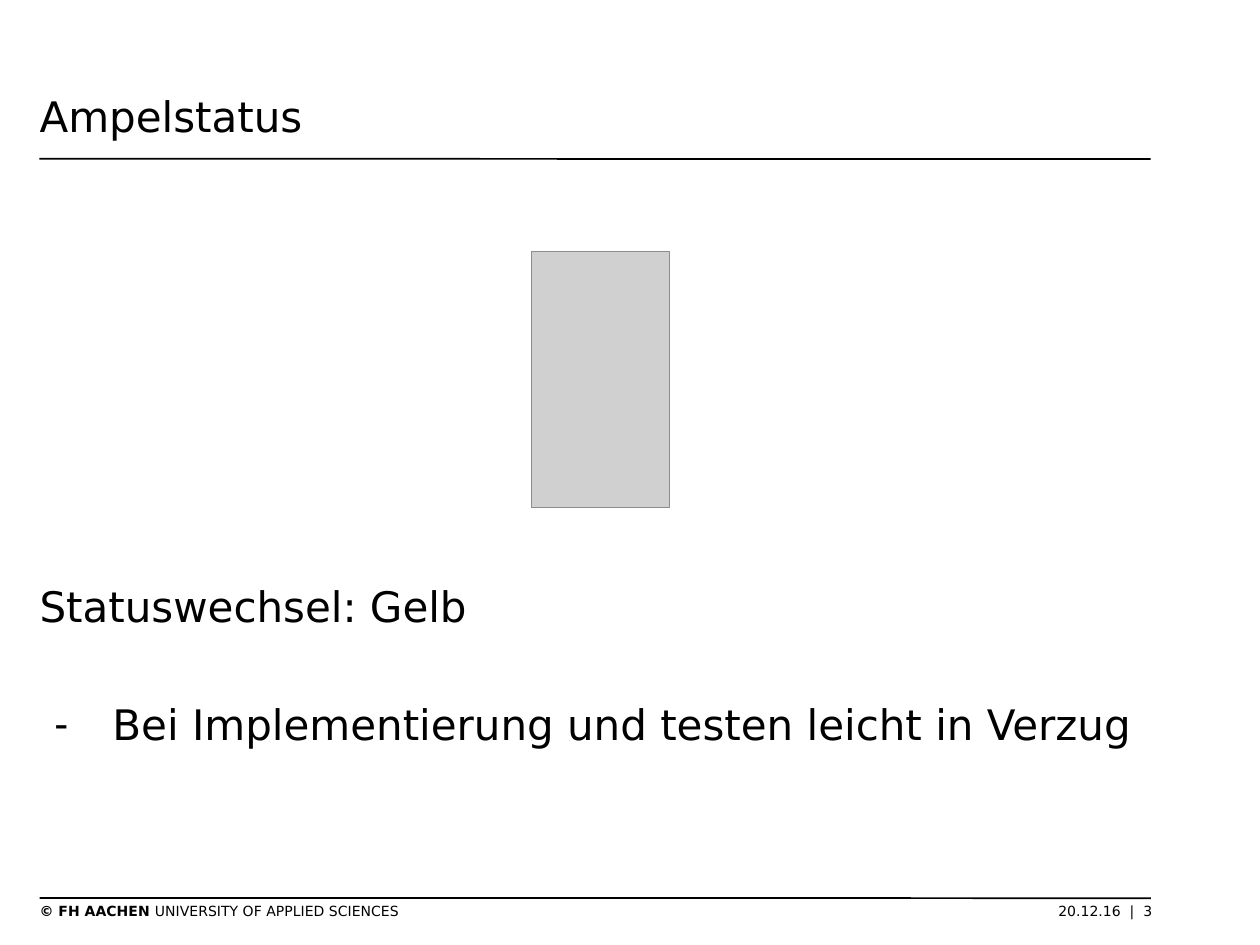
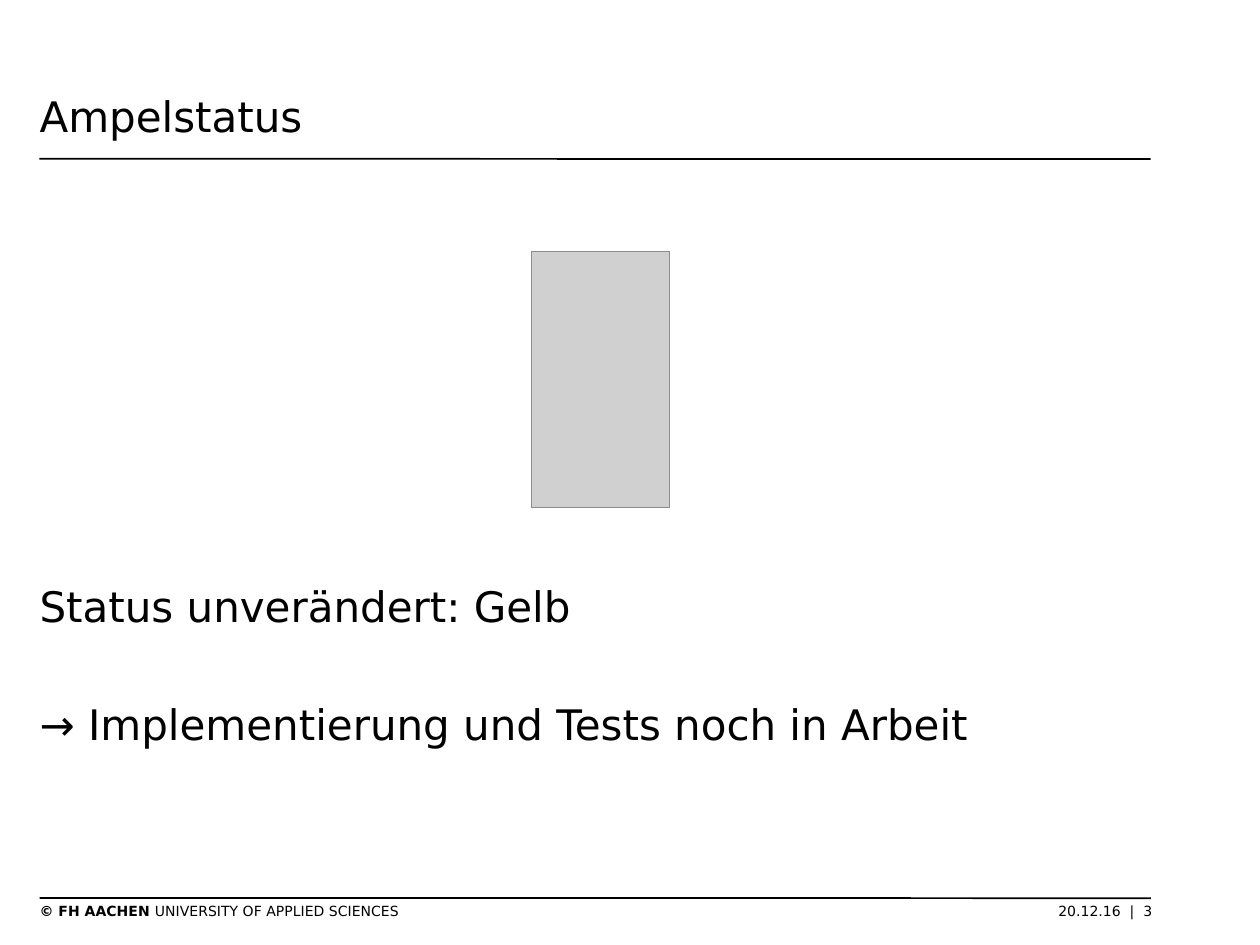
Before and after one commit to thomasgor/swe, a slide deck: slide 3 of Dokumente/Coaching/2016-12-21/2016-12-21 Präsentation Projektmgmt.odp. Drawn at 1260x945 pixels with LibreOffice and Linux fonts; fonts in the diff are those of the drawing; grey boxes stand for pictures; background and template pictures are left out. Boxes give left, top, right and bottom in pixels: in the first picture for what was removed or moved away, otherwise in the second. Text is boxed around its words. In the diff, an @@ line names an element or a change of style, - is before the commit and + after.

```diff
--- a/Dokumente/Coaching/2016-12-21/2016-12-21 Präsentation Projektmgmt.odp
+++ b/Dokumente/Coaching/2016-12-21/2016-12-21 Präsentation Projektmgmt.odp
@@ text at (40,590,968,749): text changed @@
-Statuswechsel: Gelb
-– Bei Implementierung und testen leicht in Verzug
+Status unverändert: Gelb
+→ Implementierung und Tests noch in Arbeit
```
Also in this commit, not shown: 3 other slides changed, 1 other file.
